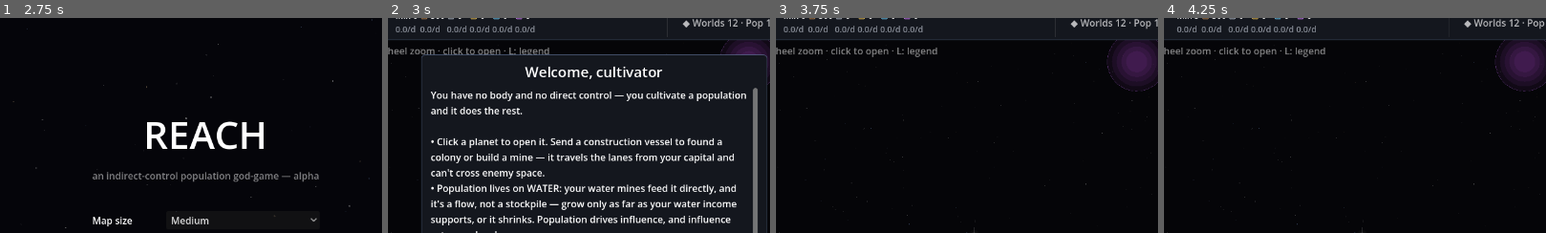
Above: before the commit, frames 1-4 (left to right).
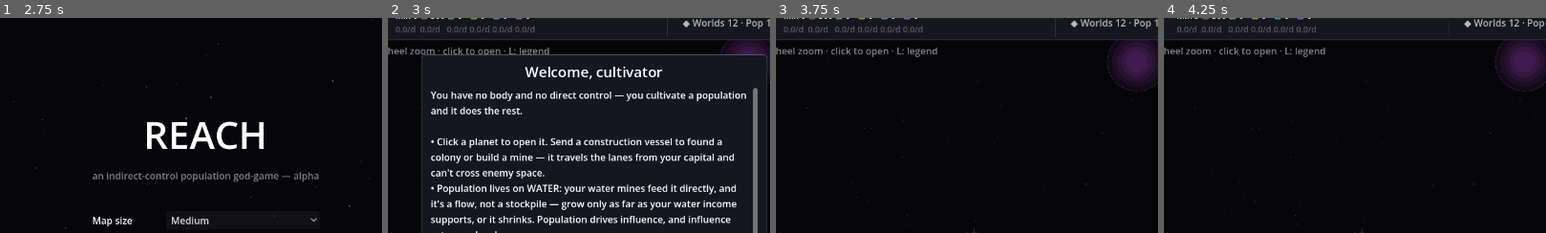
Above: after the commit, the same moments.

Repository: evyatarmitz/reach
Game: Godot game, scene res://menu/menu.tscn
Two runs of this game, one before a commit and one after it. Both use one fixed random seed, a clock stepped at 60 frames per second and the inputs below.
Inputs:
- Up to frame 1 (2.75 s): click "New Game" at 0.5 s; click "Normal" at 1.25 s; click "Normal" at 2 s
- Up to frame 2 (3 s): click "Start" at 2.75 s
- Up to frame 3 (3.75 s): click "Begin" at 3.5 s
- Up to frame 4 (4.25 s): no input
The pictures show only the part of the screen within x 23-73%, y 3-53%; the shares and areas given below are measured in that part.

Frame 1 is identical in both runs. In frame 2, 0.3% of the frame differs, in the area x 2-39%, y 3-7%; in frame 3, 0.3%; in frame 4, 0.4%, in the area x 3-40%, y 3-7%.

Commit message:
Dim idle (zero) per-day rates in the top bar so the eye lands on what's changing
The top bar's per-day rate row reads "0.0/d 0.0/d 0.0/d …" whenever the economy is
steady or paused (which is most of the time when you're reading the HUD), and the old
medium grey (#8a8f99) made that row of zeros compete for attention with the actual
stockpile amounts above it. Dimmed the zero case toward the bar background (#565b66) so
an idle rate barely registers; the +/- rates keep their saturated green/red. Now a
glance at the bar lands on the numbers that matter, and a rate only "lights up" when it's
actually moving. (IDEAS.md #2, from the galaxy review captures — a legibility tweak,
tunable knob.)

Diff:
--- a/desktop/game/main.gd
+++ b/desktop/game/main.gd
@@ -1401,11 +1401,14 @@
 	return (newv - oldv) / span
 
 
-# Colour + sign a per-day rate for the HUD ("+1.4/d" green, "-0.3/d" red, "0.0/d" grey).
+# Colour + sign a per-day rate for the HUD ("+1.4/d" green, "-0.3/d" red, "0.0/d" dim).
+# Idle (zero) rates are dimmed nearly to the bar background so a steady/paused economy's
+# row of "0.0/d 0.0/d …" recedes and the eye lands on whatever is actually changing; only
+# the +/- rates carry saturated colour.
 # Alloy production is small and fractional, so always show one decimal (k-suffix stays
 # one decimal too, e.g. "+1.2k/d").
 func _fmt_rate(r: float) -> String:
-	var col := "#8a8f99"
+	var col := "#565b66"   # dim: an idle rate should barely register
 	var sign := ""
 	if r > 0.05:
 		col = "#7fd08a"; sign = "+"
